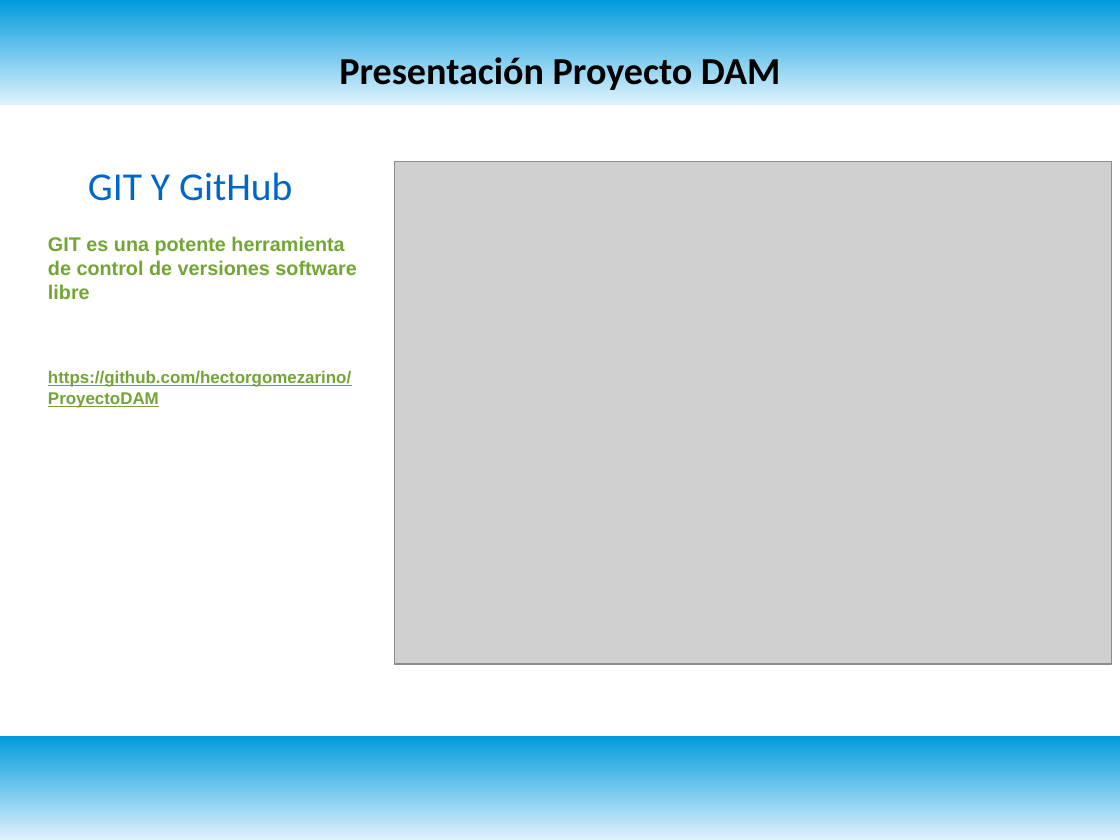
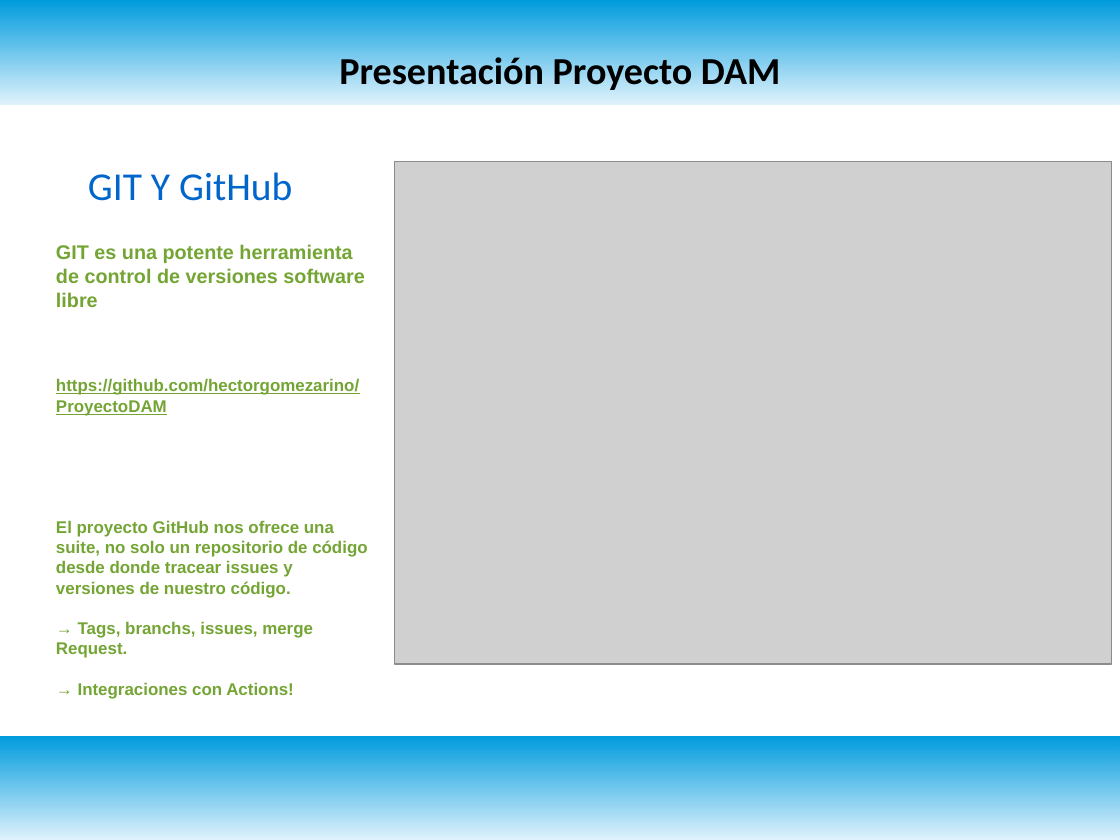
Before and after one commit to hectorgomezarino/ProyectoDAM, a slide deck: slide 4 of PresentaciónProyecto.odp. Drawn at 1120x840 pixels with LibreOffice and Linux fonts; fonts in the diff are those of the drawing; grey boxes stand for pictures. Boxes give left, top, right and bottom in pixels: in the first picture for what was removed or moved away, otherwise in the second. Text is boxed around its words. In the diff, an @@ line names an element or a change of style, - is before the commit and + after.

Commit message:
Modificados documentos: Diagrama de Gantt y Presentación Proyecto.

```diff
--- a/PresentaciónProyecto.odp
+++ b/PresentaciónProyecto.odp
@@ text "GIT es una potente herramienta ...": place and size @@
-text "GIT es una potente herramienta ..." at box(48, 236, 356, 408)
+text "GIT es una potente herramienta ..." at box(56, 244, 367, 699)
@@ text at box(56, 520, 367, 699): paragraphs added @@
+El proyecto GitHub nos ofrece una suite, no solo un repositorio de código desde donde tracear issues y versiones de nuestro código.
+→ Tags, branchs, issues, merge Request.
+→ Integraciones con Actions!
```
